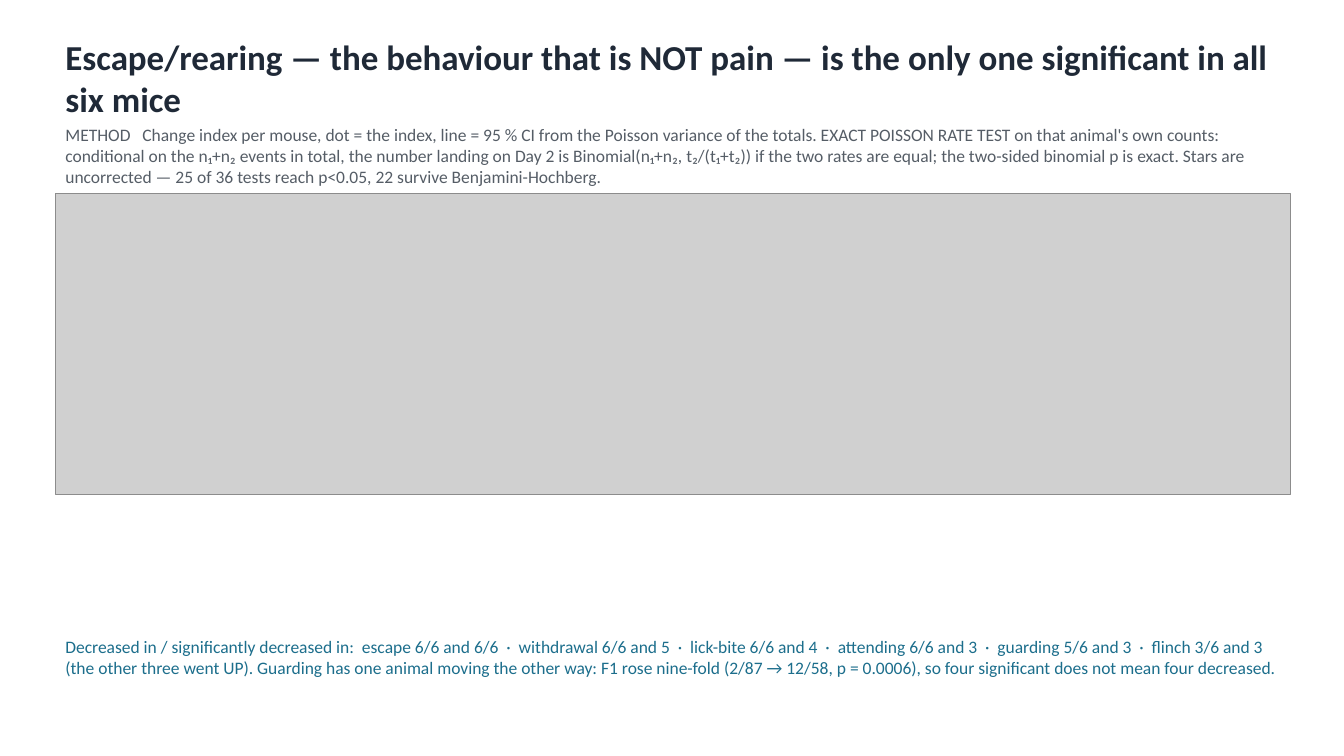
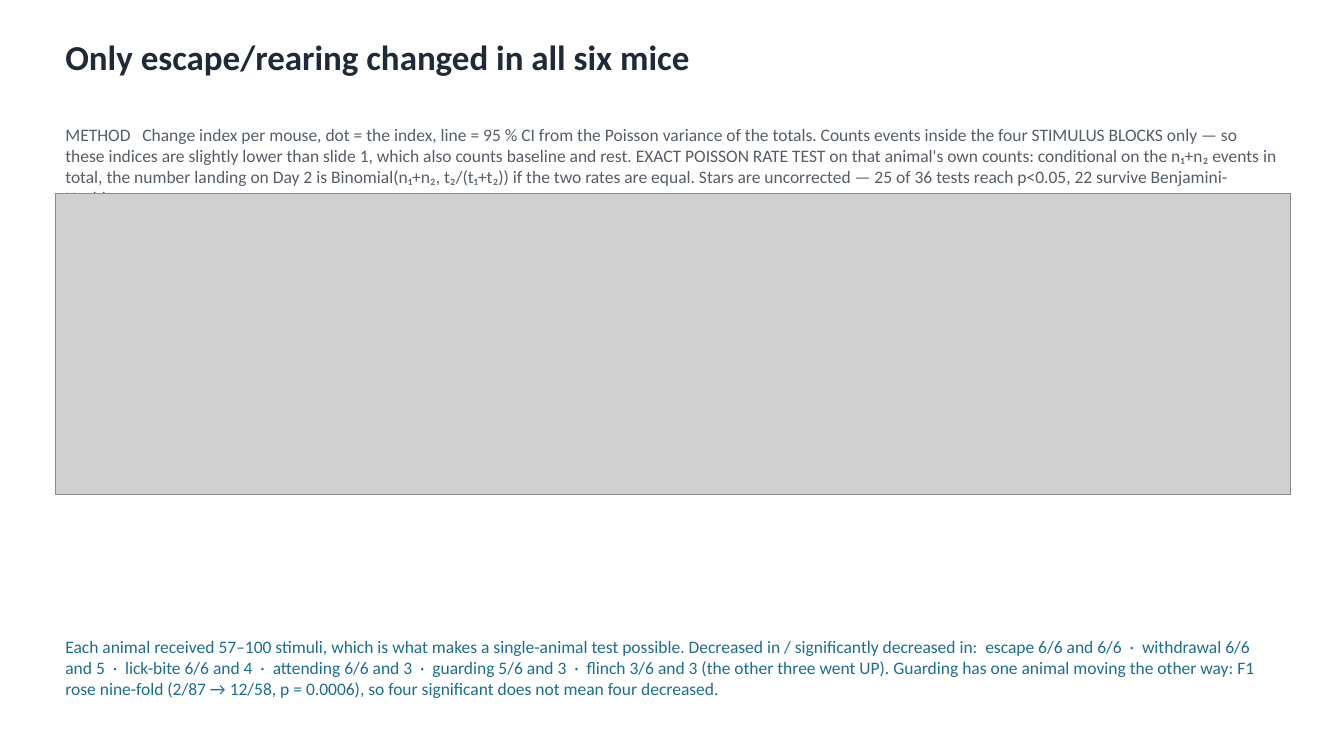
Before and after one commit to limserenahansol/painassay_withdrug, a slide deck: slide 5 of slides/mini1p_SBI553_FINAL_2026-09-03_v2.pptx. Drawn at 1344x756 pixels with LibreOffice and Linux fonts; fonts in the diff are those of the drawing; grey boxes stand for pictures. Boxes give left, top, right and bottom in pixels: in the first picture for what was removed or moved away, otherwise in the second. Text is boxed around its words. In the diff, an @@ line names an element or a change of style, - is before the commit and + after.

```diff
--- a/slides/mini1p_SBI553_FINAL_2026-09-03_v2.pptx
+++ b/slides/mini1p_SBI553_FINAL_2026-09-03_v2.pptx
@@ text at box(65, 45, 689, 76): text changed @@
-Escape/rearing — the behaviour that is NOT pain — is the only one significant in all six mice
+Only escape/rearing changed in all six mice
@@ text at box(65, 129, 1276, 186): text changed @@
-METHOD Change index per mouse, dot = the index, line = 95 % CI from the Poisson variance of the totals. EXACT POISSON RATE TEST on that animal's own counts: conditional on the n₁+n₂ events in total, the number landing on Day 2 is Binomial(n₁+n₂, t₂/(t₁+t₂)) if the two rates are equal; the two-sided binomial p is exact. Stars are uncorrected — 25 of 36 tests reach p<0.05, 22 survive Benjamini-Hochberg.
+METHOD Change index per mouse, dot = the index, line = 95 % CI from the Poisson variance of the totals. Counts events inside the four STIMULUS BLOCKS only — so these indices are slightly lower than slide 1, which also counts baseline and rest. EXACT POISSON RATE TEST on that animal's own counts: conditional on the n₁+n₂ events in total, the number landing on Day 2 is Binomial(n₁+n₂, t₂/(t₁+t₂)) if the two rates are equal. Stars are uncorrected — 25 of 36 tests reach p<0.05, 22 survive Benjamini-Hochberg.
@@ text at box(65, 641, 1254, 698): text changed @@
-Decreased in / significantly decreased in: escape 6/6 and 6/6 · withdrawal 6/6 and 5 · lick-bite 6/6 and 4 · attending 6/6 and 3 · guarding 5/6 and 3 · flinch 3/6 and 3 (the other three went UP). Guarding has one animal moving the other way: F1 rose nine-fold (2/87 → 12/58, p = 0.0006), so four significant does not mean four decreased.
+Each animal received 57–100 stimuli, which is what makes a single-animal test possible. Decreased in / significantly decreased in: escape 6/6 and 6/6 · withdrawal 6/6 and 5 · lick-bite 6/6 and 4 · attending 6/6 and 3 · guarding 5/6 and 3 · flinch 3/6 and 3 (the other three went UP). Guarding has one animal moving the other way: F1 rose nine-fold (2/87 → 12/58, p = 0.0006), so four significant does not mean four decreased.
```
Also in this commit, not shown: 4 other slides changed, 2 other files.
